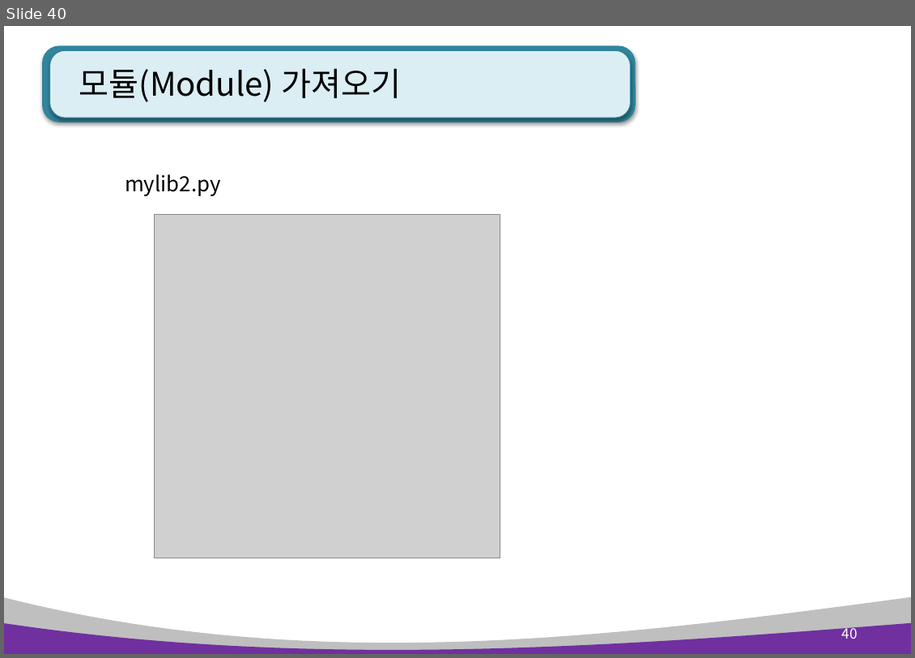
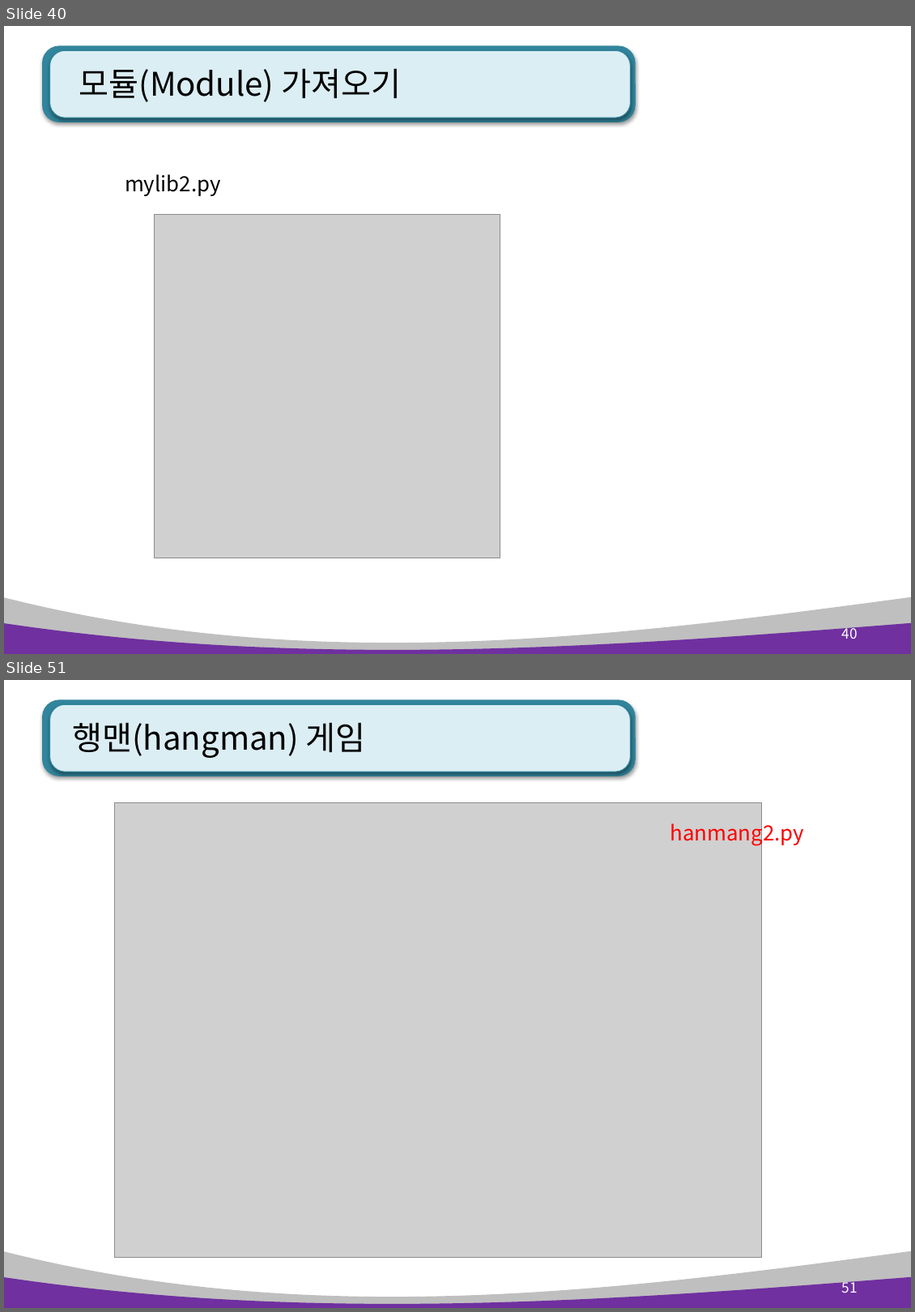
Before and after one commit to kiyongee2/green_project_web, a slide deck: python_ppt/Python 6장. 모듈 .pptx. Shown one above the other, each under a label of ours: slide 40 before the commit, slides 40 and 51 after it; the slides between them are not shown. The pictures are 915x658 and 915x1312 pixels, drawn with LibreOffice and Linux fonts; fonts in the diff are those of the drawing; grey boxes stand for pictures. Boxes give left, top, right and bottom in pixels: in the first picture for what was removed or moved away, otherwise in the second. Text is boxed around its words. In the diff, an @@ line names an element or a change of style, - is before the commit and + after.

```diff
--- a/python_ppt/Python 6장. 모듈 .pptx
+++ b/python_ppt/Python 6장. 모듈 .pptx
@@ slide 51 added at (4,680,911,1308), background #FFFFFF; not listed: 4 template elements that a slide beside it also shows @@
@@ title added at (72,722,366,758), 28 pt, text #000000 @@
+행맨(hangman) 게임
@@ picture added at (115,803,762,1258) @@
@@ text added at (671,819,805,846), 18 pt, text #FF0000 @@
+hanmang2.py
@@ page number added at (842,1279,857,1292), 12 pt, text #FFFFFF @@
+51
```
Also in this commit, not shown: 4 slides changed, 7 other slides added, 2 other files.
